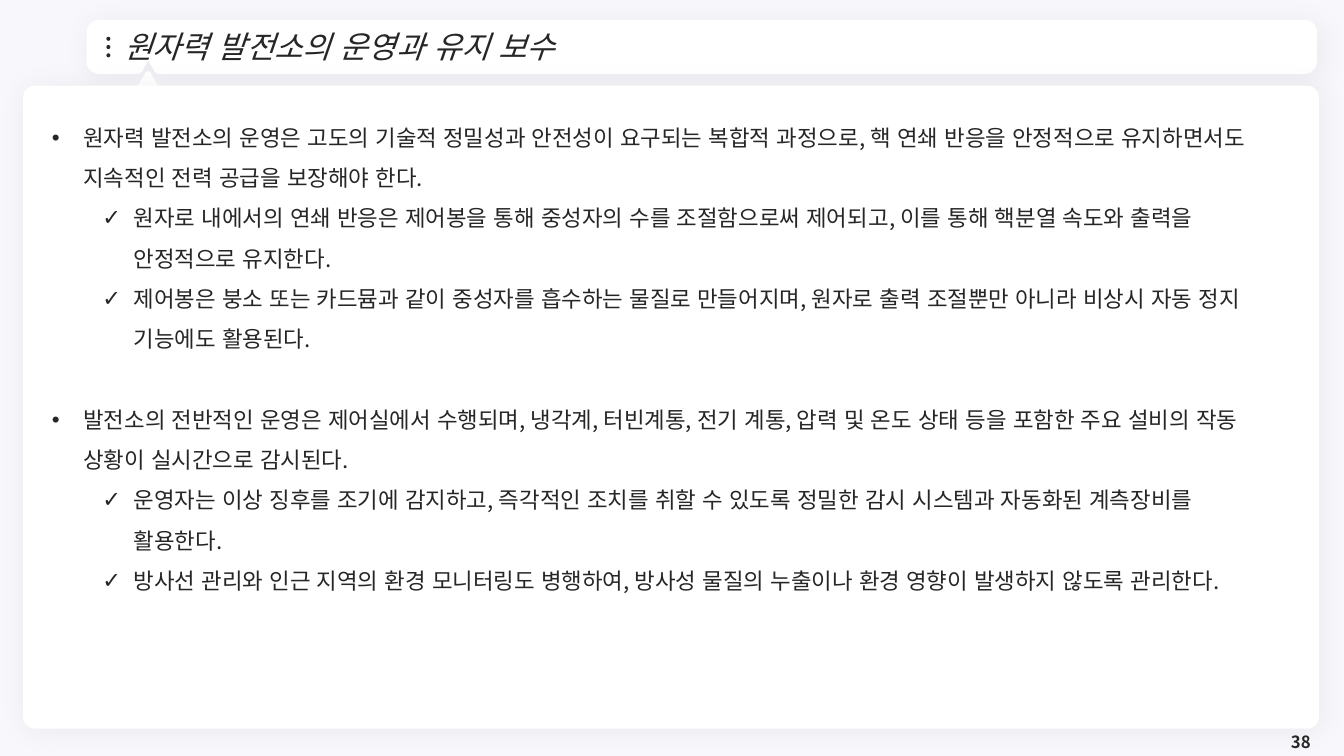
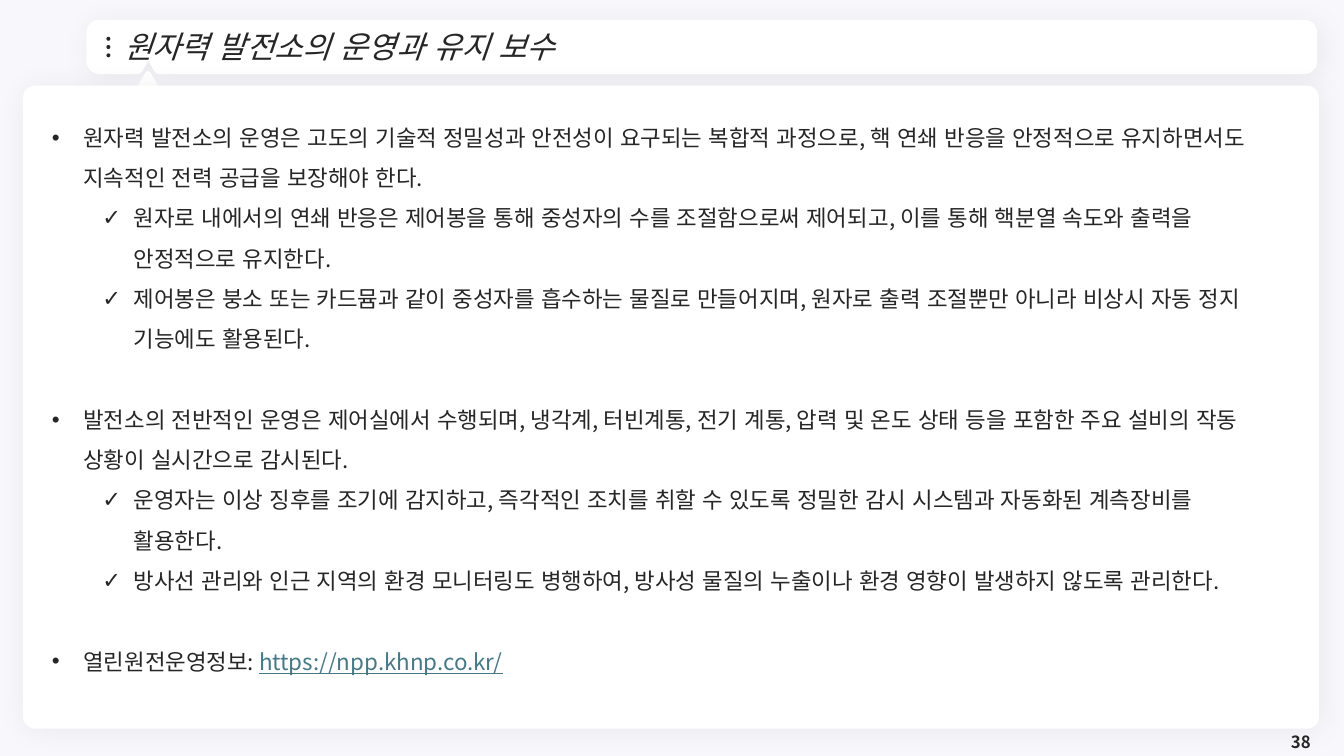
Before and after one commit to meandthey/Teaching, a slide deck: slide 38 of 에너지경제학/자원에너지경제학_Chapter_6 (원자력).pptx. Drawn at 1344x756 pixels with LibreOffice and Linux fonts; fonts in the diff are those of the drawing; background and template pictures are left out. Boxes give left, top, right and bottom in pixels: in the first picture for what was removed or moved away, otherwise in the second. Text is boxed around its words. In the diff, an @@ line names an element or a change of style, - is before the commit and + after.

```diff
--- a/에너지경제학/자원에너지경제학_Chapter_6 (원자력).pptx
+++ b/에너지경제학/자원에너지경제학_Chapter_6 (원자력).pptx
@@ text at [83,651,502,675]: paragraph added @@
+• 열린원전운영정보: https://npp.khnp.co.kr/
```
Also in this commit, not shown: 5 other files.
